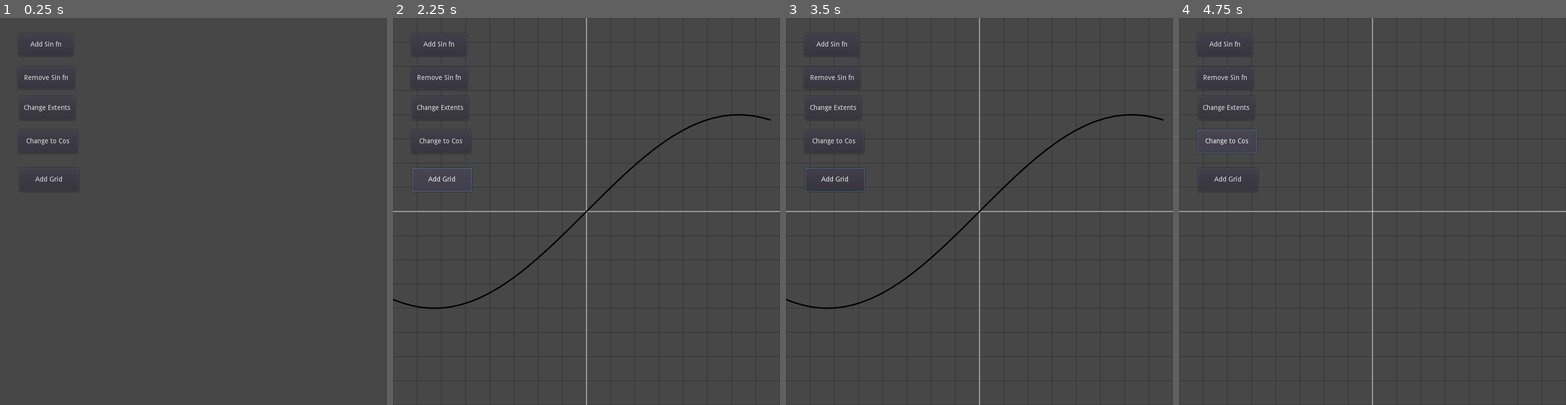
Above: before the commit, frames 1-4 (left to right).
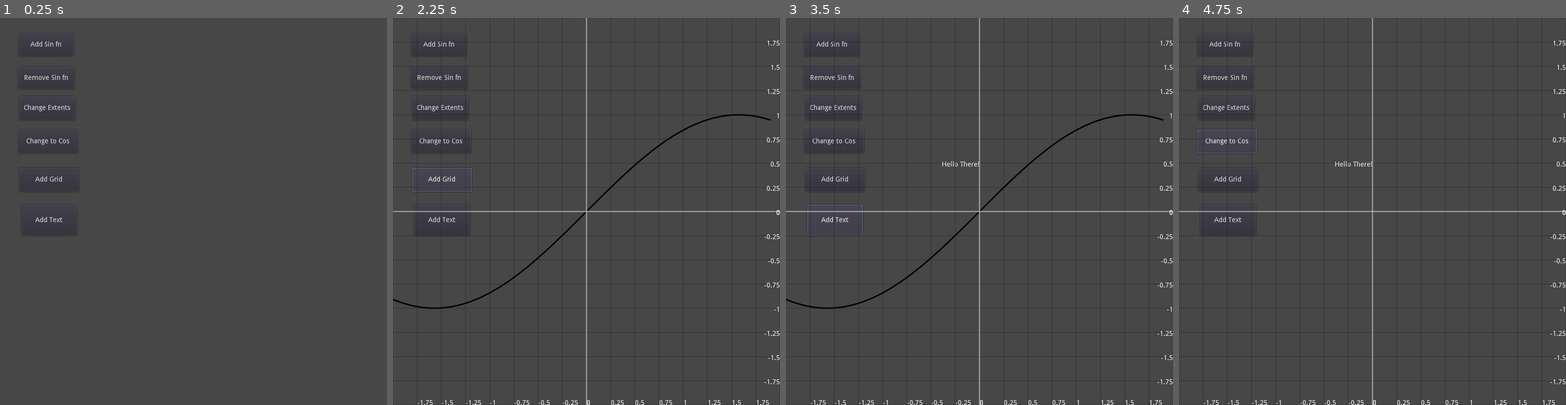
Above: after the commit, the same moments.

Repository: gregoryfdel/Godot-Plotting-Experiment
Game: Godot game, scene res://scenes/Base.tscn
The game is run twice, just before and just after one commit, with the same random seed, the same clock (stepped at 60 frames per second) and the same inputs.
Inputs (mouse positions are in pixels of both pictures, inside the frame that each line leads up to):
- Up to frame 1 (0.25 s): no input
- Up to frame 2 (2.25 s): click "Add Sin fn" at 0.5 s; click "Change Extents" at 1.25 s; click "Add Grid" at 2 s
- Up to frame 3 (3.5 s): click (836, 219) at 2.75 s, where only the run after the commit has a clickable "Add Text"
- Up to frame 4 (4.75 s): click "Remove Sin fn" at 3.5 s; click "Change to Cos" at 4.25 s

The runs differ from the first frame. In frame 1, less than 0.1% of the frame differs, in the area x 9-17%, y 51-53%; in frame 2, 0.5%; in frame 3, 0.6%, in the area x 5-100%, y 5-100%; in frame 4, 0.5%.

Commit message:
Added "BoardString" and Grid Labels

Diff:
--- a/project.godot
+++ b/project.godot
@@ -29,6 +29,11 @@
 "language": "GDScript",
 "path": "res://scripts/MathPlot/Components/BoardPoint.gd"
 }, {
+"base": "Node2D",
+"class": "BoardString",
+"language": "GDScript",
+"path": "res://scripts/MathPlot/Components/BoardString.gd"
+}, {
 "base": "ColorRect",
 "class": "MathBoard",
 "language": "GDScript",
@@ -39,6 +44,7 @@
 "BoardLine": "",
 "BoardPath": "",
 "BoardPoint": "",
+"BoardString": "",
 "MathBoard": ""
 }
 
--- a/scenes/Base.tscn
+++ b/scenes/Base.tscn
@@ -71,3 +71,13 @@
 __meta__ = {
 "_edit_use_anchors_": false
 }
+
+[node name="AddText" type="Button" parent="Background"]
+margin_left = 44.0
+margin_top = 386.0
+margin_right = 159.0
+margin_bottom = 450.0
+text = "Add Text"
+__meta__ = {
+"_edit_use_anchors_": false
+}
--- a/scripts/MathPlot/Components/BoardGrid.gd
+++ b/scripts/MathPlot/Components/BoardGrid.gd
@@ -8,7 +8,8 @@
 var grid_line_color := Color(0.1, 0.1, 0.1, 0.5)
 var axis_line_color := Color(0.8, 0.8, 0.8, 0.5)
 
-var axis_lines = {'x': null, 'y': null}
+var lines_node = null
+var labels_node = null
 
 static func rangef(start: float, end: float, step: float) -> Array:
 	var res := Array()
@@ -23,20 +24,96 @@
 	var ys = rangef(y_line_par.x, y_line_par.y, y_line_par.z)
 	var bottom_left = board_parent.board_extents[0]
 	var top_right = board_parent.board_extents[1]
+
+	var x_i = 0
 	for x in xs:
 		var new_line = BoardLine.new()
-		self.add_child(new_line)
+		new_line.name = "x_" + str(x_i)
+		lines_node.add_child(new_line)
 		# init_node(start_pt: Vector2, end_pt: Vector2, board_par)
 		new_line.init_node(Vector2(x, bottom_left.y), Vector2(x, top_right.y), board_parent, grid_line_color, 1.0)
+		x_i += 1
+
+	var y_i = 0
 	for y in ys:
 		var new_line = BoardLine.new()
-		self.add_child(new_line)
+		new_line.name = "y_" + str(y_i)
+		lines_node.add_child(new_line)
 		# init_node(start_pt: Vector2, end_pt: Vector2, board_par)
 		new_line.init_node(Vector2(bottom_left.x, y), Vector2(top_right.x, y), board_parent, grid_line_color, 1.0)
+		y_i += 1
+
+
+func add_axis(origin: Vector2):
+	if self.has_node("x_axis"):
+		self.get_node("x_axis").queue_free()
+
+	if self.has_node("y_axis"):
+		self.get_node("y_axis").queue_free()
+
+	var bottom_left = board_parent.board_extents[0]
+	var top_right = board_parent.board_extents[1]
+
+	var x_axis = BoardLine.new()
+	var y_axis = BoardLine.new()
+
+	x_axis.name = "x_axis"
+	y_axis.name = "y_axis"
+
+	lines_node.add_child(x_axis)
+	lines_node.add_child(y_axis)
+
+	# init_node(start_pt: Vector2, end_pt: Vector2, board_par)
+	x_axis.init_node(Vector2(origin.x, bottom_left.y), Vector2(origin.x, top_right.y), board_parent, axis_line_color, 1.5)
+	y_axis.init_node(Vector2(bottom_left.x, origin.y), Vector2(top_right.x, origin.y), board_parent, axis_line_color, 1.5)
+
+func add_labels():
+	var all_lines = lines_node.get_children()
+	if len(all_lines) == 0:
+		return
+
+	var screen_size = get_viewport().size
+	for current_line in all_lines:
+		var line_start = current_line.get_start().get_board_position()
+		var line_end = current_line.get_end().get_board_position()
+
+		var s_sp = current_line.get_start().get_position()
+		var e_sp = current_line.get_end().get_position()
+		if current_line.name.begins_with("x_"):
+			var new_string = BoardString.new()
+			var str_pos = line_start
+			if min(abs(s_sp.x), abs(s_sp.x - screen_size.x)) < 10:
+				continue
+			new_string.name = current_line.name + "_label"
+			new_string.init_node(str_pos, str(str_pos.x), board_parent)
+			labels_node.add_child(new_string)
+
+		if current_line.name.begins_with("y_"):
+			var new_string = BoardString.new()
+			var str_pos = line_end
+			var screen_pos = current_line.get_end().get_position()
+			if min(abs(e_sp.y), abs(e_sp.y - screen_size.y)) < 10:
+				continue
+			new_string.name = current_line.name + "_label"
+			new_string.init_node(str_pos, str(str_pos.y), board_parent)
+			new_string.set_anchor(7)
+			labels_node.add_child(new_string)
+
+func has_labels():
+	if labels_node != null:
+		var label_children = labels_node.get_children()
+		if len(label_children) == 0:
+			return false
+		return true
+	return false
 
 func reset():
-	for child in self.get_children():
-		self.remove_child(child)
+	for child in lines_node.get_children():
+		lines_node.remove_child(child)
+		child.free()
+
+	for child in labels_node.get_children():
+		labels_node.remove_child(child)
 		child.free()
 
 func init_node(x_setup: Vector3, y_setup: Vector3, board_par):
@@ -44,31 +121,20 @@
 	y_line_par = y_setup
 	board_parent = board_par
 
+	lines_node = Node.new()
+	lines_node.name = "lines"
+	self.add_child(lines_node)
+	labels_node = Node.new()
+	labels_node.name = "labels"
+	self.add_child(labels_node)
+
 	rebuild_grid()
 
 func rebuild_grid():
+	var add_labels_later = has_labels()
 	reset()
 	make_lines()
 	add_axis(Vector2(0.0, 0.0))
+	if add_labels_later:
+		add_labels()
 	update()
-
-
-func add_axis(origin: Vector2):
-	for axis_line in axis_lines.values():
-		if axis_line != null:
-			remove_child(axis_line)
-			axis_line.free()
-			axis_line = null
-
-	var bottom_left = board_parent.board_extents[0]
-	var top_right = board_parent.board_extents[1]
-
-	var x_axis = BoardLine.new()
-	var y_axis = BoardLine.new()
-
-	self.add_child(x_axis)
-	self.add_child(y_axis)
-
-	# init_node(start_pt: Vector2, end_pt: Vector2, board_par)
-	x_axis.init_node(Vector2(origin.x, bottom_left.y), Vector2(origin.x, top_right.y), board_parent, axis_line_color, 1.5)
-	y_axis.init_node(Vector2(bottom_left.x, origin.y), Vector2(top_right.x, origin.y), board_parent, axis_line_color, 1.5)
--- a/scripts/MathPlot/Components/BoardLine.gd
+++ b/scripts/MathPlot/Components/BoardLine.gd
@@ -56,6 +56,12 @@
 	for tween in tween_list:
 		tween.start()
 
+func get_start():
+	return pt_holder['start']
+
+func get_end():
+	return pt_holder['end']
+
 func _draw():
 	if (pt_holder['start'] != null) and (pt_holder['end'] != null):
 		var start: Vector2 = pt_holder['start'].get_position()
--- a/scripts/MathPlot/Components/BoardPoint.gd
+++ b/scripts/MathPlot/Components/BoardPoint.gd
@@ -7,15 +7,17 @@
 var y setget set_y, get_y
 
 var parent_bd = null
-var parent_ln = null
+var parent_component = null
 
 var is_baked = false
 
-func _init(in_x: float, in_y: float, parent_line, parent_board) -> void:
+func _init(in_x: float, in_y: float, parent_comp, parent_board) -> void:
 	x = in_x
 	y = in_y
-	parent_ln = parent_line
+	parent_component = parent_comp
 	parent_bd = parent_board
+
+	parent_bd.connect("board_updated", self, "board_change")
 
 func board_to_global(in_pt: Vector2) -> Vector2:
 	var global_position: Vector2 = parent_bd.scale * in_pt
@@ -24,16 +26,16 @@
 
 func set_x(in_value: float) -> void:
 	x = in_value
-	parent_ln.update()
+	parent_component.update()
 
 func set_y(in_value: float) -> void:
 	y = in_value
-	parent_ln.update()
+	parent_component.update()
 
 func set_board_position(new_v: Vector2) -> void:
 	x = new_v.x
 	y = new_v.y
-	parent_ln.update()
+	parent_component.update()
 
 func get_board_position() -> Vector2:
 	return Vector2(x, y)
@@ -58,3 +60,6 @@
 	if (pos_type == position_type.BOARD):
 		global_pos = board_to_global(test_pt)
 	return self.get_position().distance_squared_to(global_pos)
+
+func board_change() -> void:
+	parent_component.update()
--- /dev/null
+++ b/scripts/MathPlot/Components/BoardString.gd
@@ -0,0 +1,75 @@
+extends Node2D
+class_name BoardString
+
+enum AnchorTypes {
+	BottomLeft = 0,
+	BottomCenter = 1,
+	BottomRight = 2,
+	TopRight = 3,
+	TopCenter = 4,
+	TopLeft = 5,
+	Left = 6,
+	Right = 7
+}
+
+var held_str: String = ""
+var str_pos = null
+
+var font = null
+var color: Color = Color.white
+var anchor = AnchorTypes.BottomLeft
+
+func _ready():
+	var label = Label.new()
+	font = label.get_font("")
+	label.queue_free()
+
+func init_node(in_str_pos: Vector2, in_str: String, parent_board):
+	str_pos = BoardPoint.new(in_str_pos.x, in_str_pos.y, self, parent_board)
+	held_str = in_str
+	update()
+
+func set_font(in_font_path: String):
+	font.font_data = load(in_font_path)
+	update()
+
+func set_size(in_size: int):
+	font.size = in_size
+	update()
+
+func set_color(in_color: Color):
+	color = in_color
+	update()
+
+func set_x(in_x: float):
+	str_pos.x = in_x
+	update()
+
+func set_y(in_y: float):
+	str_pos.y = in_y
+	update()
+
+func set_anchor(in_anchor: int):
+	anchor = in_anchor
+	update()
+
+func _draw():
+	var str_size = font.get_string_size(held_str)
+	var new_pos = str_pos.get_position()
+	match anchor:
+		AnchorTypes.BottomCenter:
+			new_pos += Vector2(-str_size.x/2, 0)
+		AnchorTypes.BottomRight:
+			new_pos += Vector2(-str_size.x, 0)
+		AnchorTypes.TopRight:
+			new_pos += Vector2(-str_size.x, str_size.y)
+		AnchorTypes.TopCenter:
+			new_pos += Vector2(-str_size.x/2, str_size.y)
+		AnchorTypes.TopLeft:
+			new_pos += Vector2(0, str_size.y)
+		AnchorTypes.Left:
+			new_pos += Vector2(0, str_size.y/2)
+		AnchorTypes.Right:
+			new_pos += Vector2(-str_size.x, str_size.y/2)
+
+	draw_string(font, new_pos, held_str, color)
--- a/scripts/MathPlot/Components/MathBoard.gd
+++ b/scripts/MathPlot/Components/MathBoard.gd
@@ -9,6 +9,8 @@
 
 var draw_plots := {}
 var grid_node = null
+
+signal board_updated
 
 func _ready():
 	var start_size = self.rect_size
@@ -22,6 +24,7 @@
 	scale_inverse = scale.affine_inverse()
 
 func set_extents(bottom_left: Vector2, top_right: Vector2):
+
 	board_extents[0] = bottom_left
 	board_extents[1] = top_right
 	var cur_size = self.rect_size
@@ -32,9 +35,12 @@
 	if grid_node != null:
 		grid_node.rebuild_grid()
 
+	emit_signal("board_updated")
+
 func add_fn(path_name: String, input_fn: FuncRef, start_x: float, end_x: float, step: float):
 	if not draw_plots.has(path_name):
 		var new_path = BoardPath.new()
+		new_path.name = path_name
 		add_child(new_path)
 		draw_plots[path_name] = new_path
 		new_path.init_node(input_fn, start_x, end_x, step, self)
@@ -50,14 +56,18 @@
 		var working_plt = draw_plots[path_name]
 		working_plt.transition_fn(new_fn, duration, tween_type, ease_type)
 
-func add_grid(x_setup: Vector3, y_setup: Vector3):
+func add_grid(x_setup: Vector3, y_setup: Vector3, label_bool: bool):
 	if grid_node != null:
 		grid_node.reset()
 		self.remove_child(grid_node)
 		grid_node.free()
 
 	var new_grid = BoardGrid.new()
+	new_grid.name = "grid"
 	self.add_child(new_grid)
 	self.move_child(new_grid, 0)
 	grid_node = new_grid
 	new_grid.init_node(x_setup, y_setup, self)
+
+	if label_bool:
+		new_grid.add_labels()
--- a/scripts/Scene/PlotController.gd
+++ b/scripts/Scene/PlotController.gd
@@ -6,6 +6,7 @@
 	$ChangeExtentBtn.connect("button_up", self, "change_extent")
 	$ToCosBtn.connect("button_up", self, "modify_fn")
 	$AddGrid.connect("button_up", self, "add_grid")
+	$AddText.connect("button_up", self, "add_text")
 
 func sine(in_x: float):
 	return sin(in_x)
@@ -28,4 +29,13 @@
 	$MathBoard.transform_fn("sin_fn", cosine_ref, 5.0, Tween.TRANS_LINEAR, Tween.EASE_IN_OUT)
 
 func add_grid():
-	$MathBoard.add_grid(Vector3(-3.0, 3.0, 0.25), Vector3(-3.0, 3.0, 0.25))
+	$MathBoard.add_grid(Vector3(-3.0, 3.0, 0.25), Vector3(-3.0, 3.0, 0.25), true)
+
+func add_text():
+	if not $MathBoard.has_node("test_str"):
+		var new_string = BoardString.new()
+		var str_pos = Vector2(0, 0.5)
+		new_string.name = "test_str"
+		new_string.init_node(str_pos, "Hello There!", $MathBoard)
+		new_string.set_anchor(7)
+		$MathBoard.add_child(new_string)
